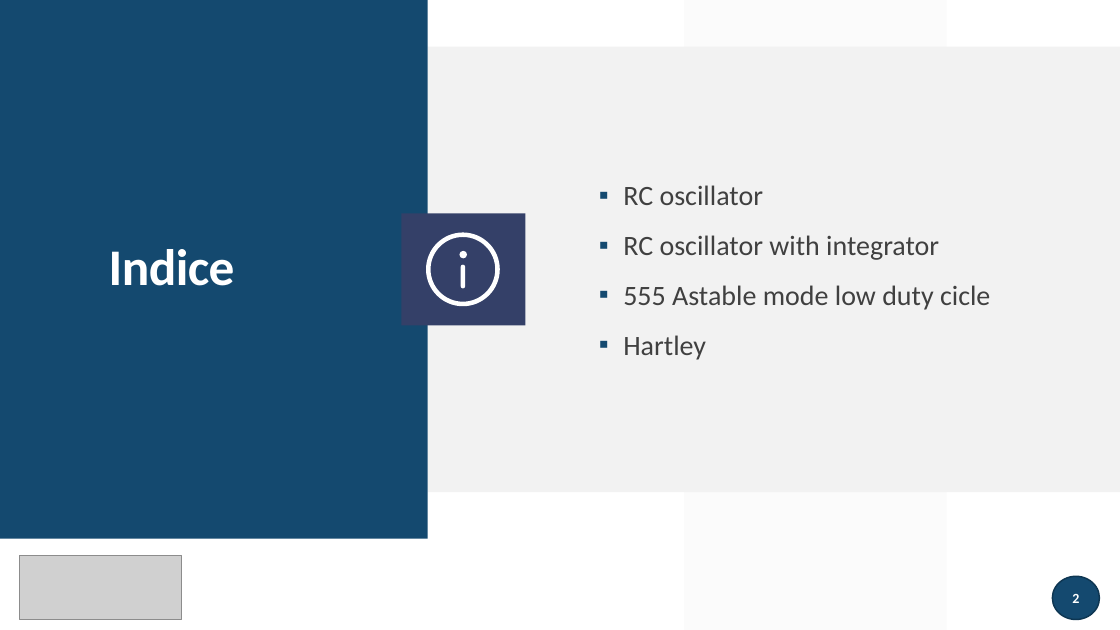
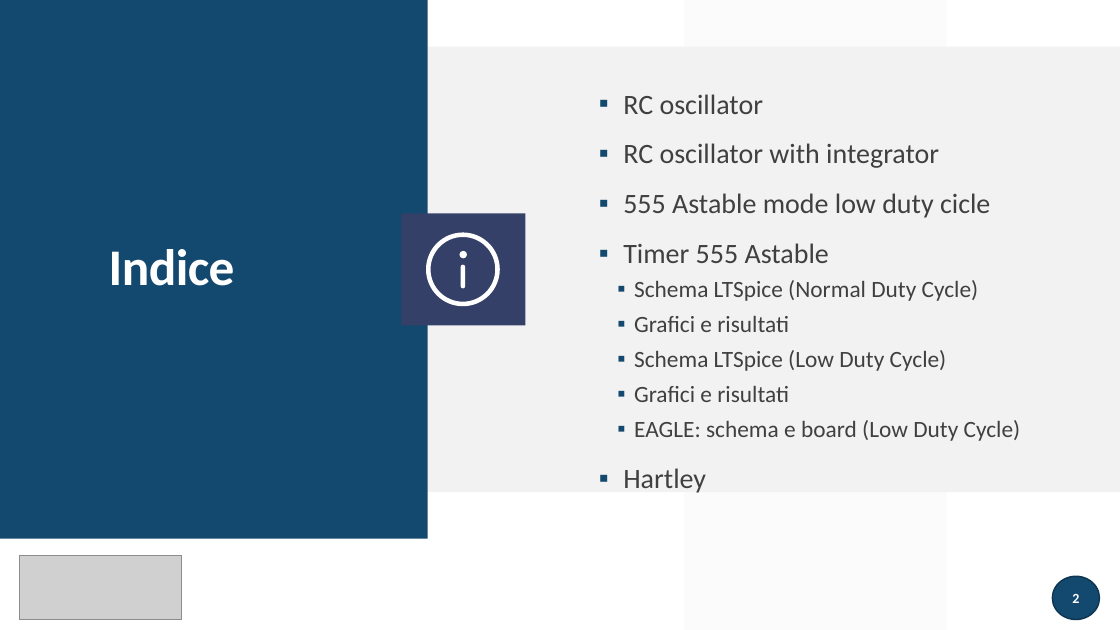
Before and after one commit to greco-salvatore/LTSpice, a slide deck: slide 2 of presentazione/presentazione.pptx. Drawn at 1120x630 pixels with LibreOffice and Linux fonts; fonts in the diff are those of the drawing; grey boxes stand for pictures. Boxes give left, top, right and bottom in pixels: in the first picture for what was removed or moved away, otherwise in the second. Text is boxed around its words. In the diff, an @@ line names an element or a change of style, - is before the commit and + after.

```diff
--- a/presentazione/presentazione.pptx
+++ b/presentazione/presentazione.pptx
@@ text "RC oscillator": place and size @@
-text "RC oscillator" at box(623, 185, 990, 360)
+text "RC oscillator" at box(623, 94, 1021, 493)
@@ text at box(623, 243, 1021, 441): paragraphs added @@
+▪ Timer 555 Astable
+  ▪ Schema LTSpice (Normal Duty Cycle)
+  ▪ Grafici e risultati
+  ▪ Schema LTSpice (Low Duty Cycle)
+  ▪ Grafici e risultati
+  ▪ EAGLE: schema e board (Low Duty Cycle)
```
Also in this commit, not shown: 1 other slide changed, 9 slides added.
